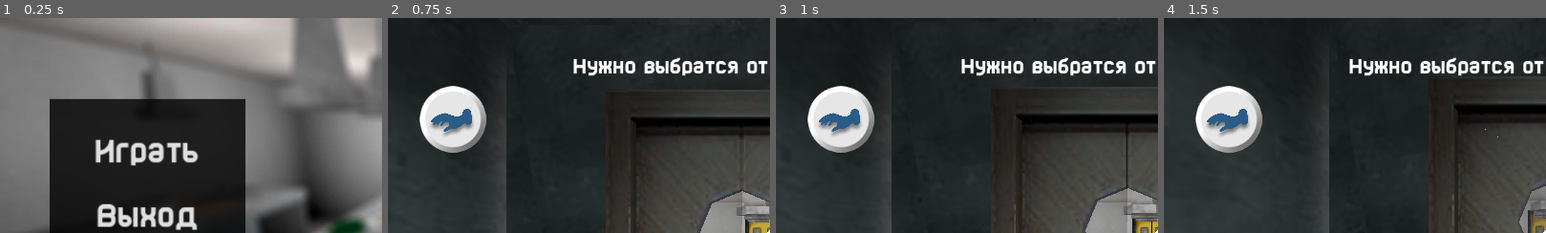
Above: before the commit, frames 1-4 (left to right).
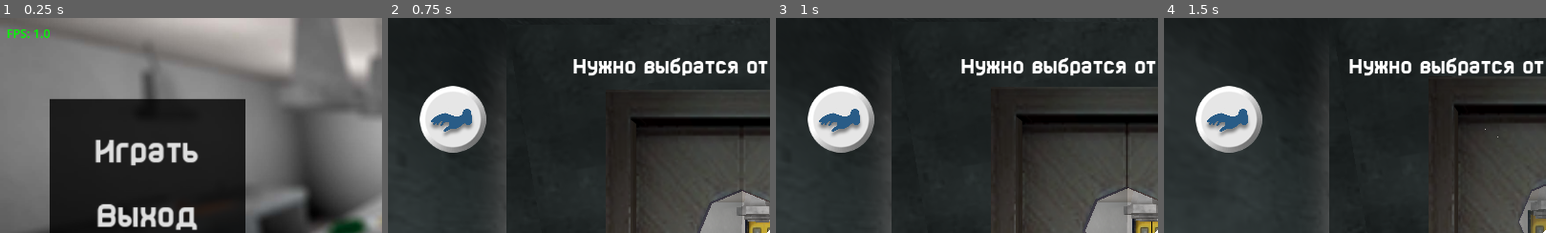
Above: after the commit, the same moments.

Repository: EnotCoder/BadCheff
Game: Godot game, scene res://ACTS/ACTS/menu.tscn
Same seed, same stepped clock (60 frames per second), same inputs: the game is played once before the commit and once after it.
Inputs (mouse positions are % of the whole screen's width and height, from its top left):
- Up to frame 1 (0.25 s): no input
- Up to frame 2 (0.75 s): click "Играть" at 0.5 s
- Up to frame 3 (1 s): no input
- Up to frame 4 (1.5 s): move the mouse to (72, 45) at 1.27 s; hold Right (ui_right) from 1.28 s (still down); tap A (a) at 1.35 s; click (72, 45) at 1.42 s
The pictures show only the part of the screen within x 0-50%, y 0-50%; the shares and areas given below are measured in that part.

The runs differ from the first frame. In frame 1, 0.2% of the frame differs, in the area x 2-13%, y 5-10%; in frame 2, nothing differs; in frame 3, nothing differs; in frame 4, nothing differs.

Commit message:
feat: add FPS counter in top-left corner

Diff:
--- a/ACTS/ACTS/menu.tscn
+++ b/ACTS/ACTS/menu.tscn
@@ -44,5 +44,14 @@
 text = "Выход"
 flat = true
 
+[node name="FPS" type="Label" parent="main"]
+offset_left = 10.0
+offset_top = 10.0
+offset_right = 150.0
+offset_bottom = 30.0
+theme_override_colors/font_color = Color(0, 1, 0, 1)
+theme_override_font_sizes/font_size = 18
+text = "FPS: 0"
+
 [connection signal="pressed" from="main/Play" to="main" method="_on_play_pressed"]
 [connection signal="pressed" from="main/Exit" to="main" method="_on_exit_pressed"]
--- a/ACTS/scripts/main.gd
+++ b/ACTS/scripts/main.gd
@@ -4,6 +4,10 @@
 func _ready() -> void :
 	Input.mouse_mode = Input.MOUSE_MODE_CONFINED
 	YandexSDK.launch_adv_closed.connect(_on_launch_adv_closed)
+
+
+func _process(_delta: float) -> void:
+	$FPS.text = "FPS: " + str(Engine.get_frames_per_second())
 
 
 func _on_play_pressed() -> void :
